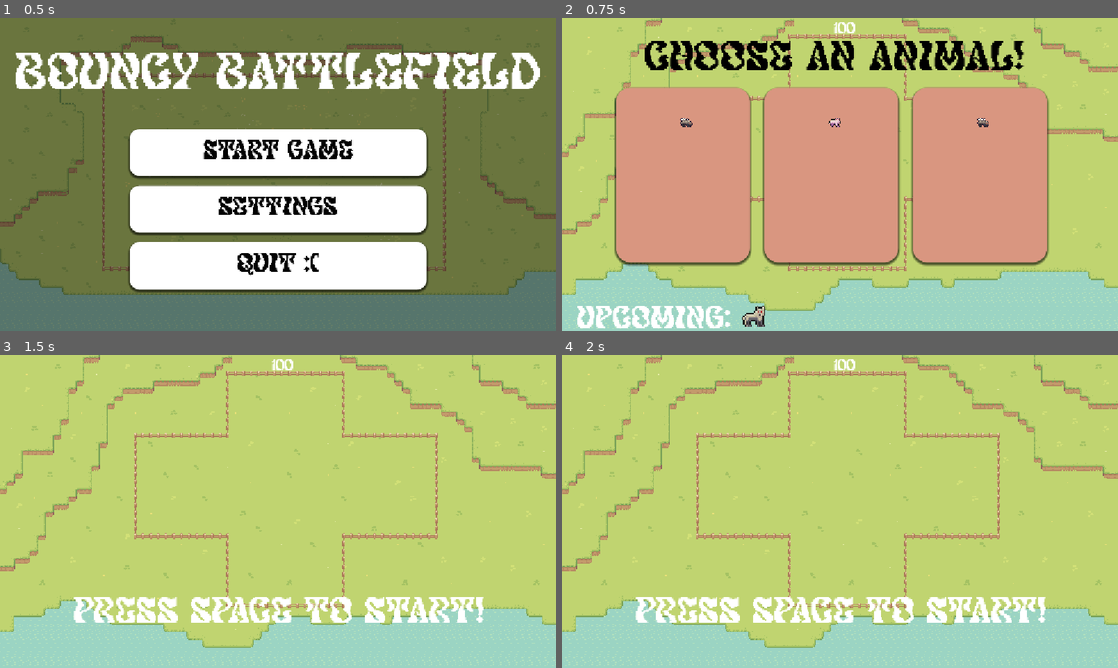
Above: before the commit, frames 1-4 (two rows, left to right).
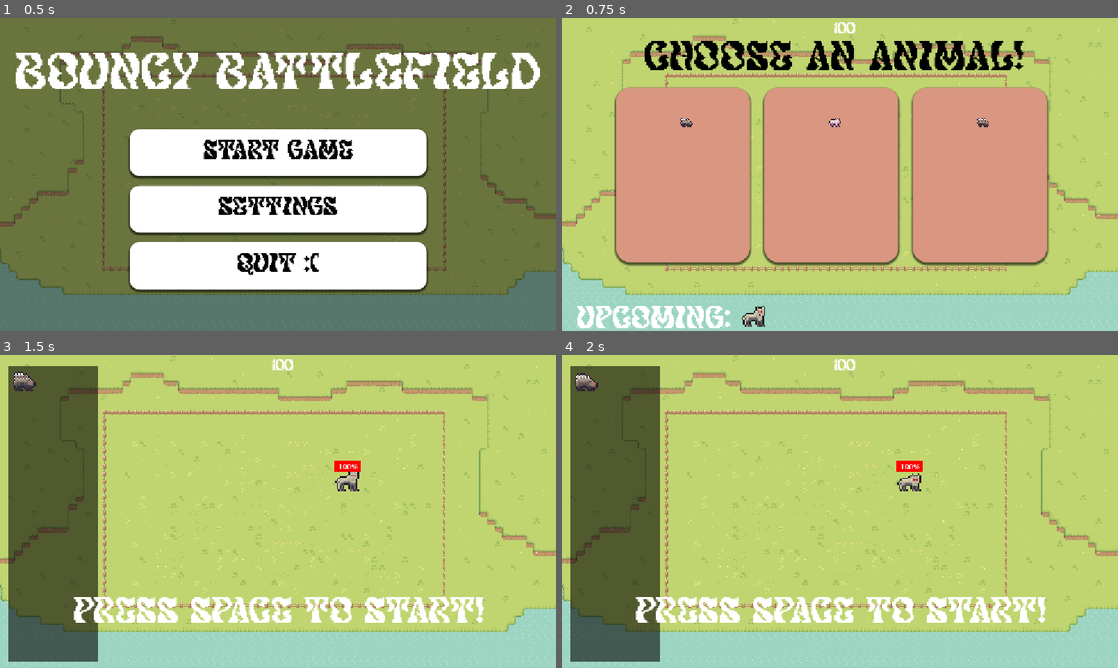
Above: after the commit, the same moments.

Repository: NNKD-Kevin/bouncy-battlefield
Game: Godot game, scene res://scenes/main_menu.tscn
Two runs of this game, one before a commit and one after it. Both use one fixed random seed, a clock stepped at 60 frames per second and the inputs below.
Inputs (mouse positions are in pixels of both pictures, inside the frame that each line leads up to):
- Up to frame 1 (0.5 s): no input
- Up to frame 2 (0.75 s): click "START GAME" at 0.5 s
- Up to frame 3 (1.5 s): click (122, 511) at 1.25 s
- Up to frame 4 (2 s): no input

Frame 1 is identical in both runs. In frame 2, 10% of the frame differs, in the area x 0-100%, y 0-94%; in frame 3, 26%, in the area x 0-100%, y 0-98%; in frame 4, 26%.

Commit message:
Dragging and drop animal mechanic

Diff:
--- a/haven-game/project.godot
+++ b/haven-game/project.godot
@@ -44,6 +44,11 @@
 , Object(InputEventKey,"resource_local_to_scene":false,"resource_name":"","device":-1,"window_id":0,"alt_pressed":false …(186 unchanged characters)…
 ]
 }
+drag={
+"deadzone": 0.2,
+"events": [Object(InputEventMouseButton,"resource_local_to_scene":false,"resource_name":"","device":-1,"window_id":0,"alt_pressed":false,"shift_pressed":false,"ctrl_pressed":false,"meta_pressed":false,"button_mask":0,"position":Vector2(0, 0),"global_position":Vector2(0, 0),"factor":1.0,"button_index":1,"canceled":false,"pressed":false,"double_click":false,"script":null)
+]
+}
 
 [physics]
 
--- a/haven-game/scenes/animal.tscn
+++ b/haven-game/scenes/animal.tscn
@@ -329,6 +329,7 @@
 shader_parameter/flash_value = 0.0
 
 [node name="CharacterBody2D" type="CharacterBody2D" unique_id=269655125]
+input_pickable = true
 script = ExtResource("1_g2brh")
 
 [node name="CollisionShape2D" type="CollisionShape2D" parent="." unique_id=2035674120]
@@ -341,7 +342,7 @@
 sprite_frames = SubResource("SpriteFrames_1vivr")
 animation = &"porcupine_attack"
 autoplay = "crab"
-frame_progress = 0.7157721
+frame_progress = 0.9034347
 
 [node name="FlashAnimation" type="AnimationPlayer" parent="AnimatedSprite2D" unique_id=1629936786]
 root_node = NodePath("../..")
@@ -390,6 +391,8 @@
 wait_time = 20.0
 one_shot = true
 
+[connection signal="mouse_entered" from="." to="." method="_on_mouse_entered"]
+[connection signal="mouse_exited" from="." to="." method="_on_mouse_exited"]
 [connection signal="animation_finished" from="AnimatedSprite2D" to="." method="_on_animation_finished"]
 [connection signal="timeout" from="Node/cooldown" to="." method="_on_cooldown_timeout"]
 [connection signal="timeout" from="Node/stun" to="." method="_on_stun_timeout"]
--- a/haven-game/scenes/main.tscn
+++ b/haven-game/scenes/main.tscn
@@ -642,6 +642,9 @@
 [sub_resource type="StyleBoxFlat" id="StyleBoxFlat_1vivr"]
 bg_color = Color(0.70980394, 0.5921569, 0, 0.42745098)
 
+[sub_resource type="StyleBoxFlat" id="StyleBoxFlat_8vrlf"]
+bg_color = Color(0, 0, 0, 0.5803922)
+
 [node name="Game" type="Node2D" unique_id=1046699917]
 script = ExtResource("1_tipki")
 
@@ -660,6 +663,7 @@
 layer_3/tile_data = PackedInt32Array(458765, 65537, 0, 458809, 196609, 0, 2097165, 65537, 2, 2097209, 196609, 2, 209716 …(5998 unchanged characters)…
 
 [node name="Map2" type="TileMap" parent="Maps" unique_id=1443571157]
+visible = false
 tile_set = SubResource("TileSet_a8y0u")
 format = 2
 layer_0/name = "Water"
@@ -1054,6 +1058,7 @@
 text = "Upcoming:"
 
 [node name="Sandstorm_Effect" type="Panel" parent="CanvasLayer" unique_id=1275273421]
+visible = false
 offset_right = 1151.0
 offset_bottom = 633.0
 theme_override_styles/panel = SubResource("StyleBoxFlat_1vivr")
@@ -1076,6 +1081,14 @@
 wait_time = 100.0
 one_shot = true
 
+[node name="Animal_Panel" type="Panel" parent="." unique_id=1909059012]
+offset_left = 17.0
+offset_top = 22.0
+offset_right = 204.0
+offset_bottom = 636.0
+mouse_filter = 2
+theme_override_styles/panel = SubResource("StyleBoxFlat_8vrlf")
+
 [connection signal="pressed" from="CanvasLayer/Recruit/HBoxContainer/Option1" to="CanvasLayer/Recruit/HBoxContainer" method="_on_option_1_pressed"]
 [connection signal="pressed" from="CanvasLayer/Recruit/HBoxContainer/Option2" to="CanvasLayer/Recruit/HBoxContainer" method="_on_option_2_pressed"]
 [connection signal="pressed" from="CanvasLayer/Recruit/HBoxContainer/Option3" to="CanvasLayer/Recruit/HBoxContainer" method="_on_option_3_pressed"]
--- a/haven-game/script/animal.gd
+++ b/haven-game/script/animal.gd
@@ -24,6 +24,8 @@
 var moving=true
 var ready_to_hit=true
 var data:Dictionary
+var mouse_on =false
+var dragging=false
 
 #Chick
 var grown=false
@@ -36,10 +38,13 @@
 
 #Porcupine
 var spike=preload("res://scenes/spike.tscn")
-const SPIKE_SPEED =150
+const SPIKE_SPEED =200
+
+
 func _ready() -> void:
 	green_style.bg_color = Color.GREEN
 	red_style.bg_color = Color.RED
+	health_bar.visible=false
 	side ='bad' if is_in_group("enemies") else "good"
 	data=AnimalData.ANIMALS[type]
 	max_hp=data.max_hp
@@ -49,25 +54,39 @@
 	health_bar.add_theme_stylebox_override("fill",red_style if side=='bad' else green_style)
 	speed=data.speed
 	animation.play(type)
-	if type=='crab':
-		velocity=Vector2.RIGHT.rotated(randi()%2*180)*speed
-	else:
-		velocity=Vector2.RIGHT.rotated(randf()*TAU)*speed
-	match type:
-		"chick":grow_timer.start()
-		"wolf":devour_timer.start()
-		"pig","porcupine":grown=true
+	if side=='bad':
+		health_bar.visible=true
+
+
+func _input(event: InputEvent) -> void:
+	if mouse_on and Input.is_action_just_pressed("drag") and side=='good':
+		dragging=true
+	if Input.is_action_just_released('drag') and dragging and side=='good':
+		dragging=false
+	if event.is_action_pressed("start") and not Global.combat and Global.ready_to_start:
+		health_bar.visible=true
+		if type=='crab':
+			velocity=Vector2.RIGHT.rotated(randi()%2*180)*speed
+		else:
+			velocity=Vector2.RIGHT.rotated(randf()*TAU)*speed
+		match type:
+			"chick":grow_timer.start()
+			"wolf":devour_timer.start()
+			"pig","porcupine":grown=true
+
 func _process(delta: float) -> void:
 	health_bar.value=hp
 	if type=='wolf' and devour_ready:
 		hp-=delta*5
 	if Global.sandstorm_on:
 		hp-=delta*5
+	if dragging and Global.ready_to_start:
+		self.position=get_global_mouse_position()
 
 func fire(type:String):
 	if type=='porcupine':
-		for i in range(12):
-			var dir=Vector2.RIGHT.rotated(TAU/12*i)
+		for i in range(15):
+			var dir=Vector2.RIGHT.rotated(TAU/15*i)
 			var s=spike.instantiate()
 			s.velocity=dir*SPIKE_SPEED
 			s.rotation=dir.angle()
@@ -95,11 +114,17 @@
 
 
 func _physics_process(delta: float) -> void:
+	if not Global.combat:
+		pass
 	if hp<=0:
 		queue_free()
 		return
 	if not moving:
 		return
+	if velocity.x<0:
+		animation.flip_h=true
+	else:
+		animation.flip_h=false
 	var collision=move_and_collide(velocity*delta)
 	if collision and moving:
 		velocity=velocity.bounce(collision.get_normal())*bounciness
@@ -108,7 +133,7 @@
 		match type:
 			'crab','turtle':
 				if is_enemy and ready_to_hit:
-					collider.hp-=15 if type=='crab' else 10
+					collider.hp-=20 if type=='crab' else 10
 					if type=='crab':animation.play("crab_attack")
 					collider.flash_animation.play("flash")
 					slap.play()
@@ -126,6 +151,7 @@
 			'porcupine':
 				if is_enemy and ready_to_hit:
 					fire(type)
+					animation.play("porcupine_attack")
 
 
 func _on_animation_finished() -> void:
@@ -149,3 +175,11 @@
 	grown=true
 	animation.play("chicken")
 	cluck.play()
+
+
+func _on_mouse_entered() -> void:
+	mouse_on=true
+
+
+func _on_mouse_exited() -> void:
+	mouse_on=false
--- a/haven-game/script/global.gd
+++ b/haven-game/script/global.gd
@@ -6,6 +6,7 @@
 var ready_to_start = false
 var combat=false
 var sandstorm_on=false
+signal arrange
 func _ready()->void:
 	Engine.time_scale=1.0
 func _input(event: InputEvent) -> void:
--- a/haven-game/script/recruit.gd
+++ b/haven-game/script/recruit.gd
@@ -97,12 +97,13 @@
 	for description in descriptions:
 		for i in description:
 			i.hide()
-	Global.ready_to_start = true
 func _pick(i: int):
 	Global.animals.append(choices[i])
 	hideall()
 	if center_container:
 		center_container.visible = true
+	Global.ready_to_start=true
+	Global.arrange.emit()
 
 func _on_option_1_pressed() -> void: _pick(0)
 func _on_option_2_pressed() -> void: _pick(1)
--- a/haven-game/script/spike.gd
+++ b/haven-game/script/spike.gd
@@ -9,7 +9,7 @@
 		velocity=velocity.bounce(collision.get_normal())*bounciness
 		var collider=collision.get_collider()
 		if collider is CharacterBody2D and (not collider is Spike):
-			collider.hp-=10
+			collider.hp-=5
 			collider.flash_animation.play('flash')
 		queue_free()
 	if not Global.combat:
--- a/haven-game/script/stage_level.gd
+++ b/haven-game/script/stage_level.gd
@@ -10,6 +10,7 @@
 @onready var sandstorm_timer: Timer = $Timers/Sandstorm_Timer
 @onready var sandstorm_effect: Panel = $CanvasLayer/Sandstorm_Effect
 @onready var sandstorm_count: Label = $CanvasLayer/Sandstorm_Count
+@onready var animal_panel: Panel = $Animal_Panel
 
 
 var starting_nodes:int
@@ -18,6 +19,7 @@
 var x_max=0
 var y_min=0
 var y_max=0
+var spawn_count=0
 
 func select_map(index: int) -> void:
 	var children = maps.get_children()
@@ -40,6 +42,7 @@
 			for layer in m.get_layers_count():
 				m.set_layer_enabled(layer, active)
 func _ready():
+	Global.arrange.connect(_on_arrange)
 	music.play()
 	if center_container:
 		center_container.visible = false
@@ -51,9 +54,20 @@
 	var is_good=side=='good'
 	var x_offset=(x_max-x_min)/2
 	var spawn_x=x_min if side=='good' else x_min+x_offset
-	node.position = Vector2(randi_range(spawn_x, spawn_x+x_offset), randi_range(y_min, y_max))
+	if side=='bad':
+		node.position = Vector2(randi_range(spawn_x, spawn_x+x_offset), randi_range(y_min, y_max))
+	elif side=='good':
+		node.position=Vector2(50,50*spawn_count)
 	node.add_to_group("animals" if is_good else "enemies")
 	add_child(node)
+	spawn_count+=1
+func _on_arrange():
+	spawn_count=0
+	select_map(randi()%maps.get_child_count())
+	for enemy in Global.enemies:
+		spawn_type(enemy,'bad')
+	for animal in Global.animals:
+		spawn_type(animal,'good')
 func clear():
 	if not is_inside_tree():
 		return
@@ -61,8 +75,16 @@
 		a.queue_free()
 	for e in get_tree().get_nodes_in_group("enemies"):
 		e.queue_free()
-	Global.ready_to_start=false
 func _process(_delta: float) -> void:
+	if Global.sandstorm_on:
+		sandstorm_effect.visible=true
+	else:
+		sandstorm_effect.visible=false
+		sandstorm.stop()
+	if Global.ready_to_start:
+		animal_panel.visible=true
+	else:
+		animal_panel.visible=false
 	if not Global.combat:
 		return
 	sandstorm_count.text=str(int(sandstorm_timer.time_left))
@@ -70,20 +92,19 @@
 		sandstorm_count.add_theme_color_override("font_color",Color.RED)
 	else:
 		sandstorm_count.add_theme_color_override("font_color",Color.WHITE)
-
 	#Win/Lose Condition
 	var animals_left = get_tree().get_nodes_in_group("animals").size()
 	var enemies_left = get_tree().get_nodes_in_group("enemies").size()
 	if animals_left == 0:
 		Global.combat = false
-		sandstorm_effect.visible=false
+		Global.sandstorm_on=false
 		get_tree().change_scene_to_file("res://scenes/Defeat.tscn")
 		clear()
 	elif enemies_left == 0:
 		if Global.level==10:
 			get_tree().change_scene_to_file("res://scenes/win.tscn")
 		Global.combat = false
-		sandstorm_effect.visible=false
+		Global.sandstorm_on=false
 		Global.level += 1
 		Global.enemies=[]
 		print(Global.level)
@@ -94,13 +115,9 @@
 
 func _input(event: InputEvent) -> void:
 	if event.is_action_pressed("start") and not Global.combat and Global.ready_to_start:
+		Global.ready_to_start=false
 		if center_container:
 			center_container.visible=false
-		select_map(randi()%maps.get_child_count())
-		for enemy in Global.enemies:
-			spawn_type(enemy,'bad')
-		for animal in Global.animals:
-			spawn_type(animal,'good')
 		Global.combat = true
 		Global.sandstorm_on=false
 		sandstorm_timer.start()
@@ -109,5 +126,4 @@
 
 func _on_sandstorm_timer_timeout() -> void:
 	Global.sandstorm_on=true
-	sandstorm_effect.visible=true
 	sandstorm.play()
